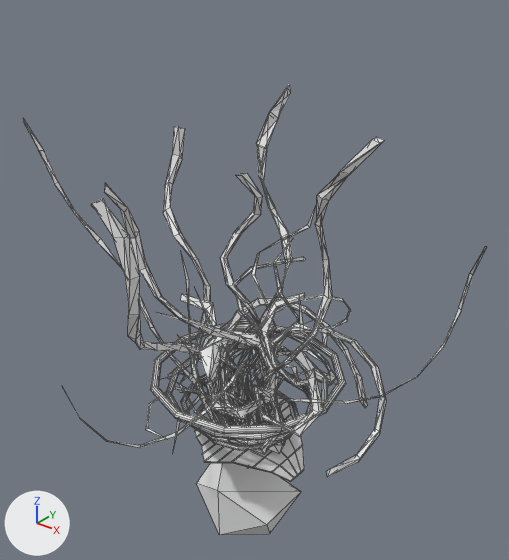
The OBJ model Assets/Models/Shoulder/epaule_0011.obj: old version first, new version second.
Both versions are drawn from a 50 mm lens placed at (1.056, -1.29, 1.296), pointed at (-0.011, 0.045, 0.468). Every picture has the same lights, and +X, +Y and +Z are marked at lower left. Mesh edges are drawn as thin lines. Where no turn or scale is listed for an object, it has been applied to the vertices. Vertices at the same position are counted once.

The scene before the commit, as lines of its bpy script (objects in view):
```python
me_epaule_0011 = bpy.data.meshes.new('epaule_0011')
me_epaule_0011.from_pydata(...)  # 1762 vertices, 2740 faces; spans x -0.574..0.595, y -0.466..0.487, z -0.353..0.919
ob_epaule_0011 = bpy.data.objects.new('epaule_0011', me_epaule_0011)
ob_epaule_0011.location = (0.0, 0.0, 0.0)
```
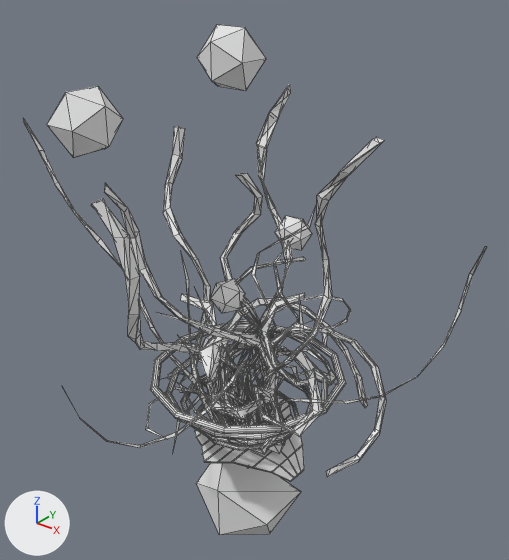
Changed parts and their boxes (x1, y1, x2, y2) in the pictures (509 x 560 px):
'epaule_0011', reshaped (13% taller)
    before: (23, 85, 486, 535)
    after: (23, 25, 486, 535)
part 1 of me_epaule_0011, added
    after: (275, 216, 312, 250)
part 2 of me_epaule_0011, added
    after: (211, 279, 245, 313)
part 3 of me_epaule_0011, added
    after: (197, 25, 266, 90)
part 4 of me_epaule_0011, added
    after: (47, 86, 123, 157)

The edits, one by one:
me_epaule_0011 has 1762 vertices, 2740 faces and spans x -0.574..0.595, y -0.466..0.487, z -0.353..0.919.
me_epaule_0011 is used by ob_epaule_0011; location (0.0, 0.0, 0.0).
me_epaule_0011 part 1: a new loose piece, an icosphere of 20 faces spanning x -0.152..-0.054, y 0.301..0.399, z 0.435..0.534.
me_epaule_0011 part 2: a new loose piece, an icosphere of 20 faces spanning x -0.109..-0.025, y -0.043..0.042, z 0.378..0.463.
me_epaule_0011 part 3: a new loose piece, an icosphere of 20 faces spanning x -0.057..0.075, y -0.129..0.003, z 0.992..1.124.
me_epaule_0011 part 4: a new loose piece, an icosphere of 20 faces spanning x -0.295..-0.152, y -0.366..-0.222, z 0.854..0.997.
